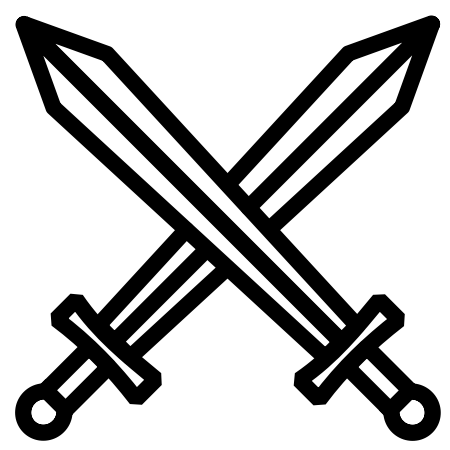
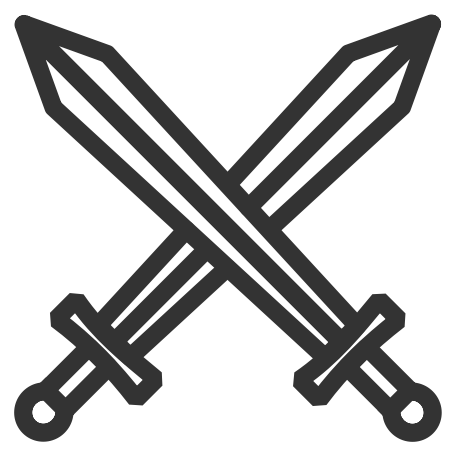
Layered file, before and after one edit (w=450, h=450). Changes by layer:
pixels changed over box(14, 14, 442, 442) (layer not identified)
